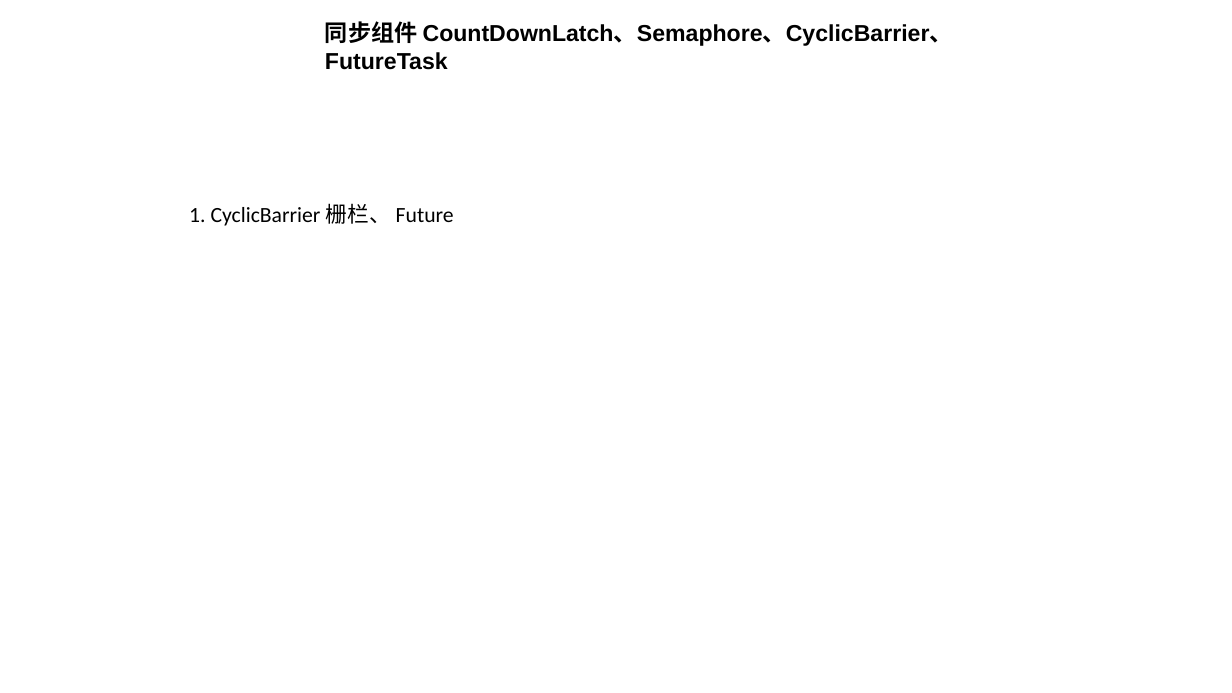
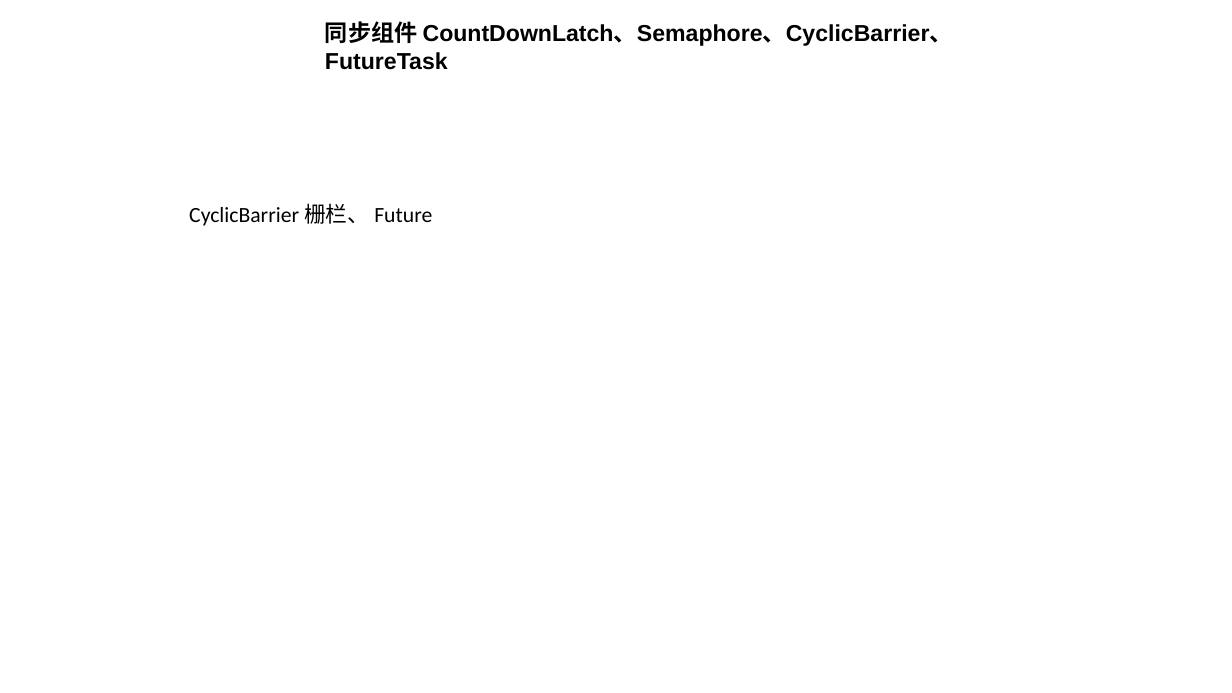
Before and after one commit to huangshumei/concurrentDemo, a slide deck: slide 17 of doc/concurrency-冯建.pptx (slide 18 before the commit). Drawn at 1232x693 pixels with LibreOffice and Linux fonts; fonts in the diff are those of the drawing. Boxes give left, top, right and bottom in pixels: in the first picture for what was removed or moved away, otherwise in the second. Text is boxed around its words. In the diff, an @@ line names an element or a change of style, - is before the commit and + after.

```diff
--- a/doc/concurrency-冯建.pptx
+++ b/doc/concurrency-冯建.pptx
@@ text at (189,203,432,226): text changed @@
-1. CyclicBarrier 栅栏、 Future
+CyclicBarrier 栅栏、 Future
```
Also in this commit, not shown: 9 other slides changed, 2 slides removed.
